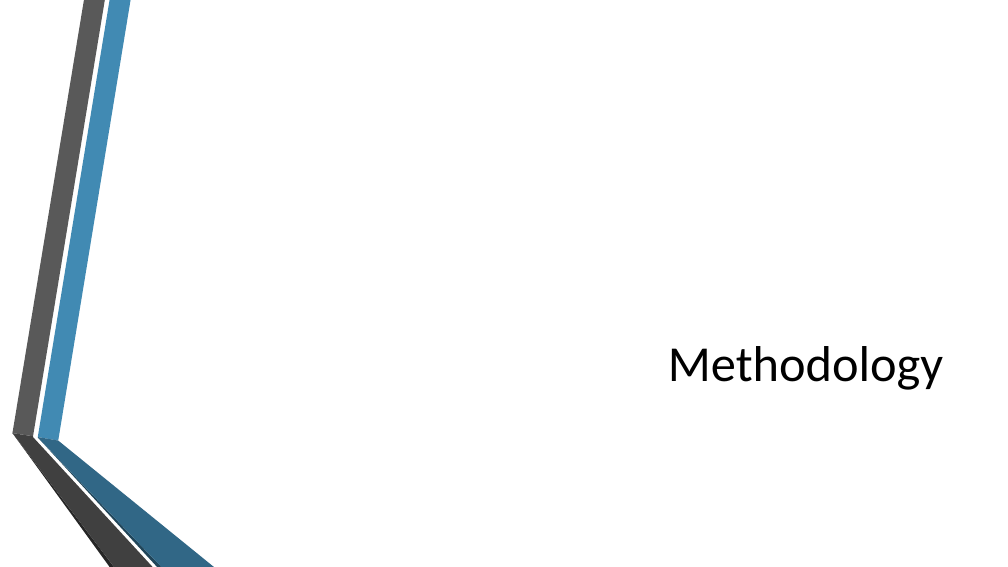
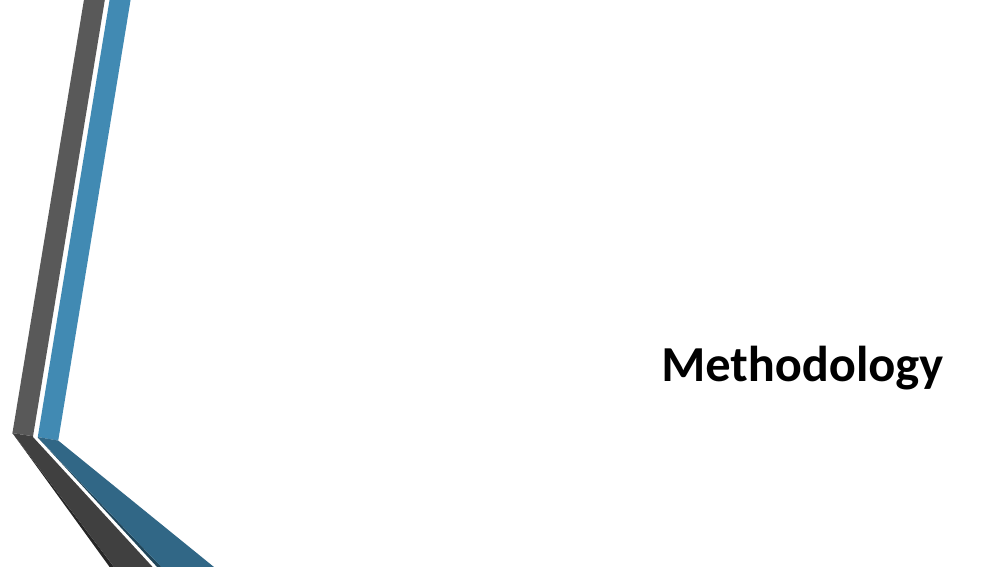
Before and after one commit to blimpich/election_simulator, a slide deck: slide 4 of Final Presentation 2.pptx. Drawn at 1008x567 pixels with LibreOffice and Linux fonts; fonts in the diff are those of the drawing; background and template pictures are left out. Boxes give left, top, right and bottom in pixels: in the first picture for what was removed or moved away, otherwise in the second. Text is boxed around its words. In the diff, an @@ line names an element or a change of style, - is before the commit and + after.

```diff
--- a/Final Presentation 2.pptx
+++ b/Final Presentation 2.pptx
@@ title "Methodology" at (661, 345, 943, 390): bold on @@
```
Also in this commit, not shown: 5 other slides changed, 20 slides added, 4 slides removed.
